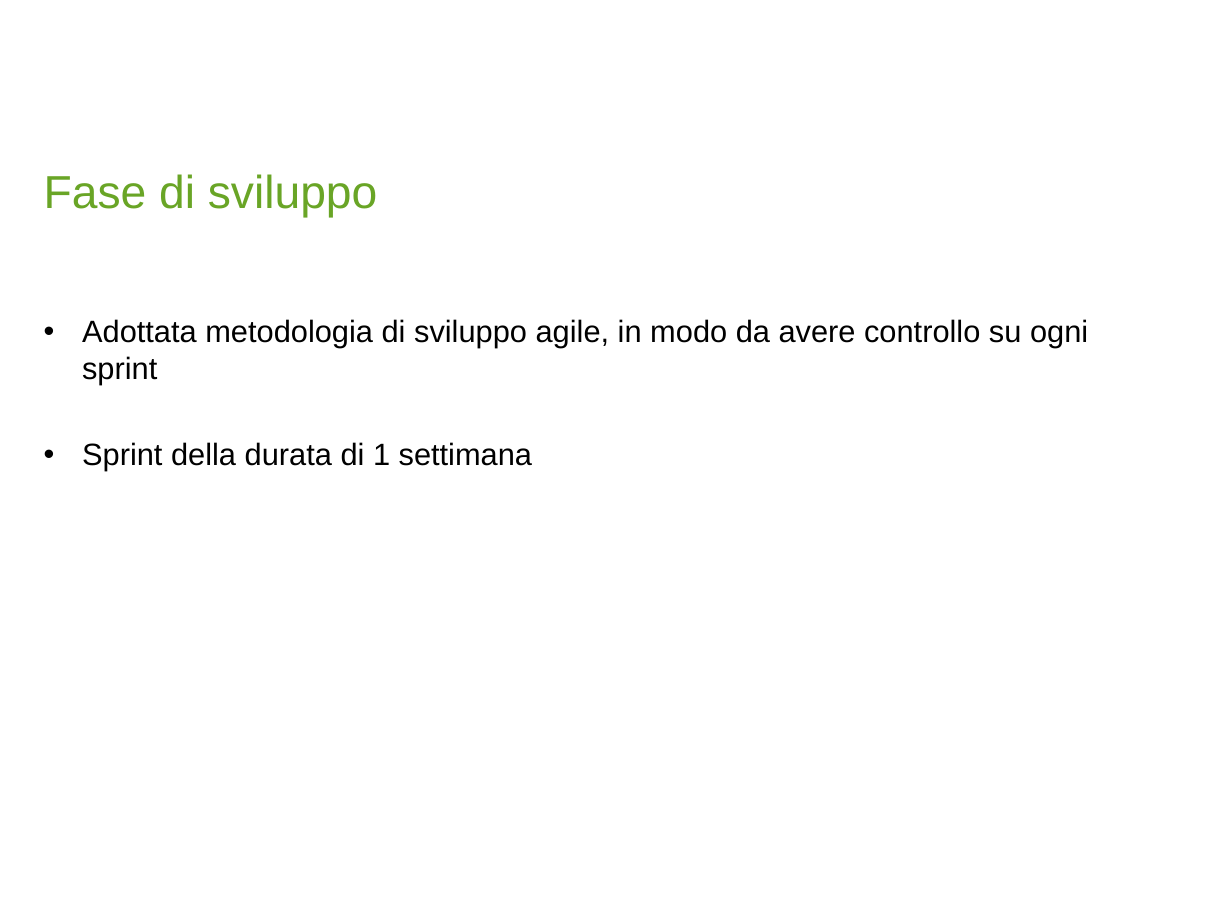
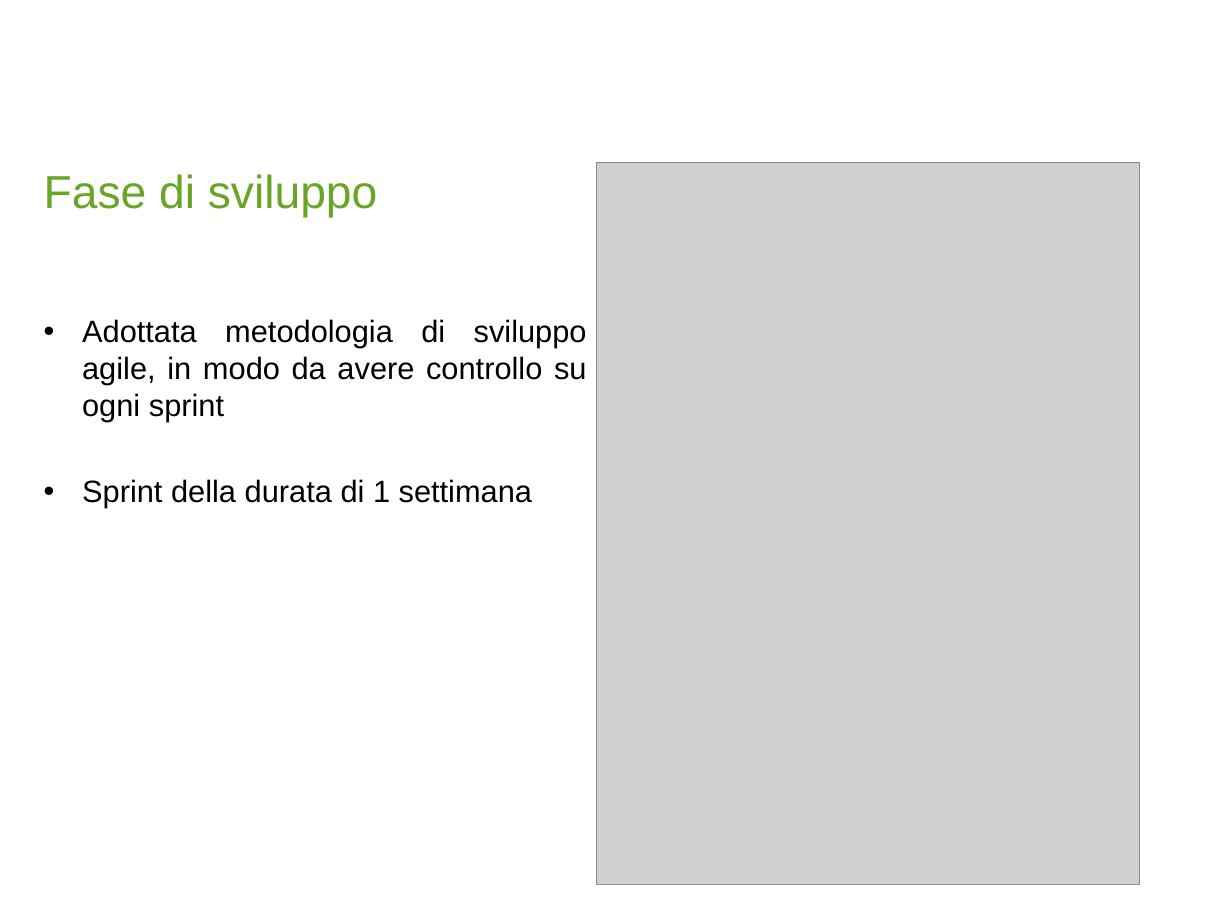
Before and after one commit to debonijonathan/ProgettoDiSemestre, a slide deck: slide 6 of presentazione/Presentazione_Progetti_di_Dipl.pptx. Drawn at 1232x924 pixels with LibreOffice and Linux fonts; fonts in the diff are those of the drawing; grey boxes stand for pictures; background and template pictures are left out. Boxes give left, top, right and bottom in pixels: in the first picture for what was removed or moved away, otherwise in the second. Text is boxed around its words. In the diff, an @@ line names an element or a change of style, - is before the commit and + after.

```diff
--- a/presentazione/Presentazione_Progetti_di_Dipl.pptx
+++ b/presentazione/Presentazione_Progetti_di_Dipl.pptx
@@ picture added at (x1=596, y1=163, x2=1140, y2=885) @@
@@ text "Adottata metodologia di sviluppo agile, ..." at (x1=82, y1=319, x2=587, y2=508): alignment left to justified @@
```
Also in this commit, not shown: 1 other slide changed, 1 other file.
